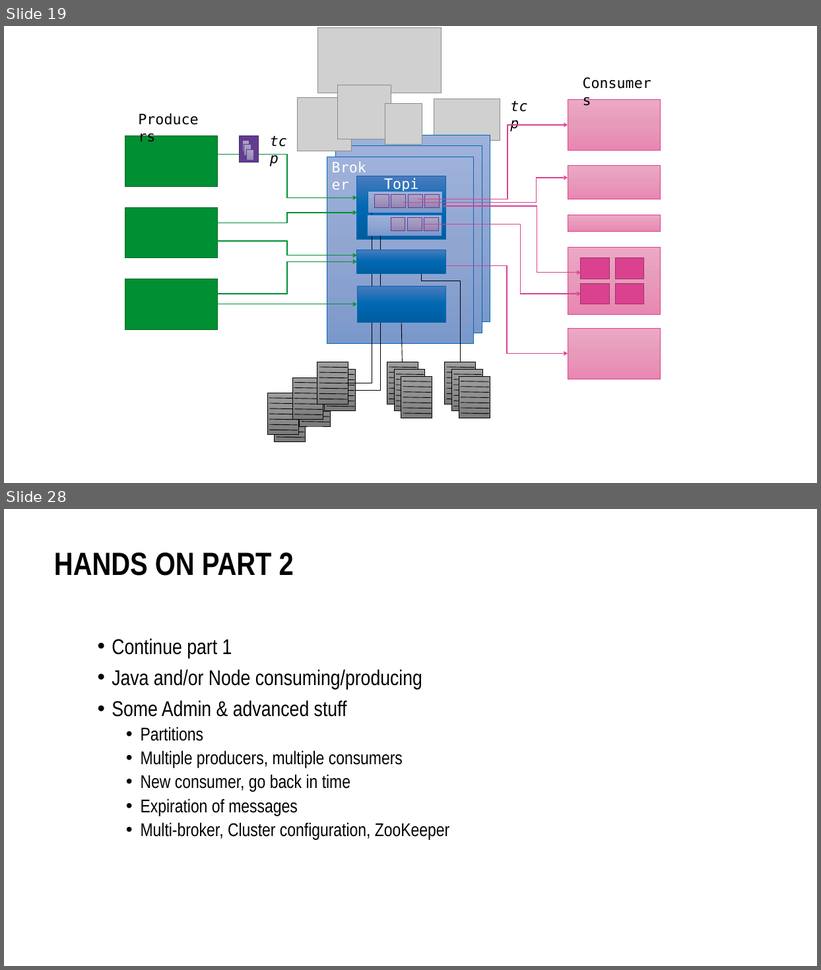
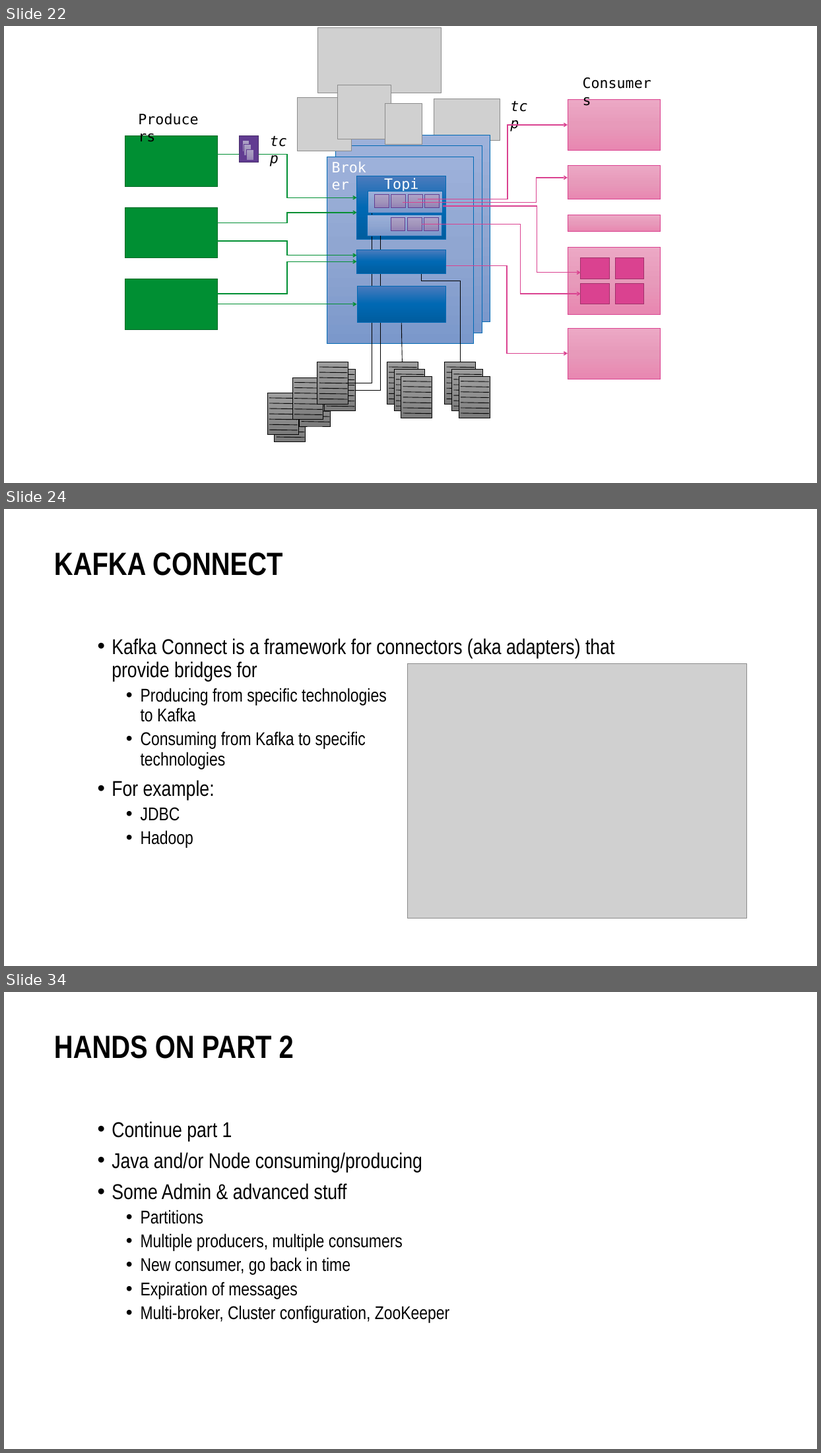
Before and after one commit to MaartenSmeets/kafka-workshop, a slide deck: Kafka_SIG_09feb2017.pptx. Shown one above the other, each under a label of ours: slides 19 and 28 before the commit, slides 22, 24 and 34 after it; the slides between them are not shown. The pictures are 821x970 and 821x1453 pixels, drawn with LibreOffice and Linux fonts; fonts in the diff are those of the drawing; grey boxes stand for pictures; background and template pictures are left out. Boxes give left, top, right and bottom in pixels: in the first picture for what was removed or moved away, otherwise in the second. Text is boxed around its words. In the diff, an @@ line names an element or a change of style, - is before the commit and + after.

Commit message:
Adding slides on under the hood details (consuming, producing, partitioning, cluster). ecosystem - connect, streams, confluent
Still TODO:
some architecture

```diff
--- a/Kafka_SIG_09feb2017.pptx
+++ b/Kafka_SIG_09feb2017.pptx
@@ slide 24 added at <box>4,509,817,966</box>, background #FFFFFF @@
@@ title added at <box>54,553,283,576</box>, 54 pt, text #000000, bold @@
+KAFKA CONNECT
@@ text added at <box>112,638,614,848</box>, 31 pt, text #000000 @@
+• Kafka Connect is a framework for connectors (aka adapters) that provide bridges for
+  • Producing from specific technologies
+    to Kafka
+  • Consuming from Kafka to specific
+    technologies
+• For example:
+  • JDBC
+  • Hadoop
@@ picture added at <box>408,664,746,918</box> @@
@@ what was slide 19 is now slide 22 @@
@@ what was slide 28 is now slide 34 @@
```
Also in this commit, not shown: 7 slides changed, 8 other slides added, 3 slides removed.
